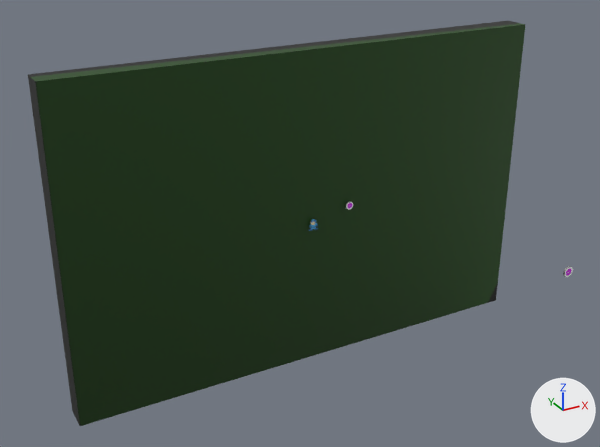
The Blender file ShaderShowoff.blend as it was, and as the next commit left it.
One viewpoint serves both versions: a 50 mm camera at (-155.0, -225.0, 137.0) aimed at (-24.0, 13.0, 18.0). Every picture has the same lights, and +X, +Y and +Z are marked at lower right.
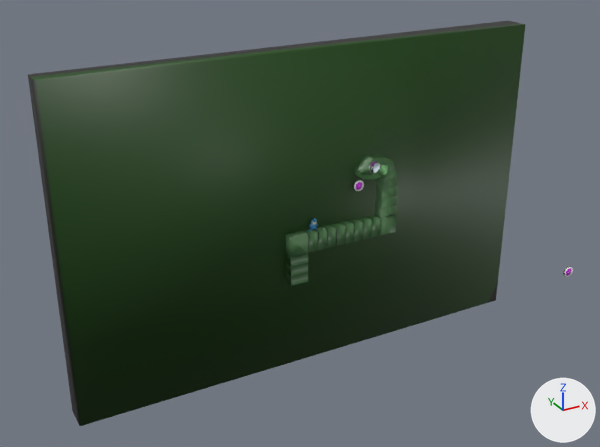
Pixel boxes [x1, y1, x2, y2] of what changed, in the pictures (600 x 447 px):
'Cube.002', added
    after: [286, 155, 398, 286]
part 1 of me_cube_002, shading changed
    both: [28, 21, 525, 426]

Edits to the bpy script that builds the scene:
```text
Add img_snakeuv_png:
    img_snakeuv_png = load_image('SnakeUV.png', 'res/textures/SnakeUV.png', 1024, 1024, 'sRGB')
Add mat_material_004:
    mat_material_004 = bpy.data.materials.new('Material.004')
    # uses the picture img_snakeuv_png
Change me_cube_002:
    where me_cube_002.from_pydata(...)  # 8 vertices, 6 faces; spans x -103.0..103.0, y -5.0..5.0, z -67.0..67.0
    used by ob_cube_001; location = (-0.7, 48.2, 5.7)
    me_cube_002 part 1: all faces are now shaded smooth (6 of 6 changed)
Add me_cube_003:
    me_cube_003.from_pydata(...)  # 645 vertices, 451 faces, 16 loose edges; spans x 0.02..0.7, y -2.31..1.95, z -2.26..1.79
    me_cube_003.polygons.foreach_set('use_smooth', [True] * 451)
    me_cube_003.materials.append(mat_material_004)
Add ob_cube_002:
    ob_cube_002 = bpy.data.objects.new('Cube.002', me_cube_003)
    ob_cube_002.location = (13.3, 45.8, 5.6)
    ob_cube_002.rotation_euler = (0.0, 0.0, -1.571)  # degrees (0, 0, -90)
    ob_cube_002.scale = (11.8, 11.8, 11.8)
```
